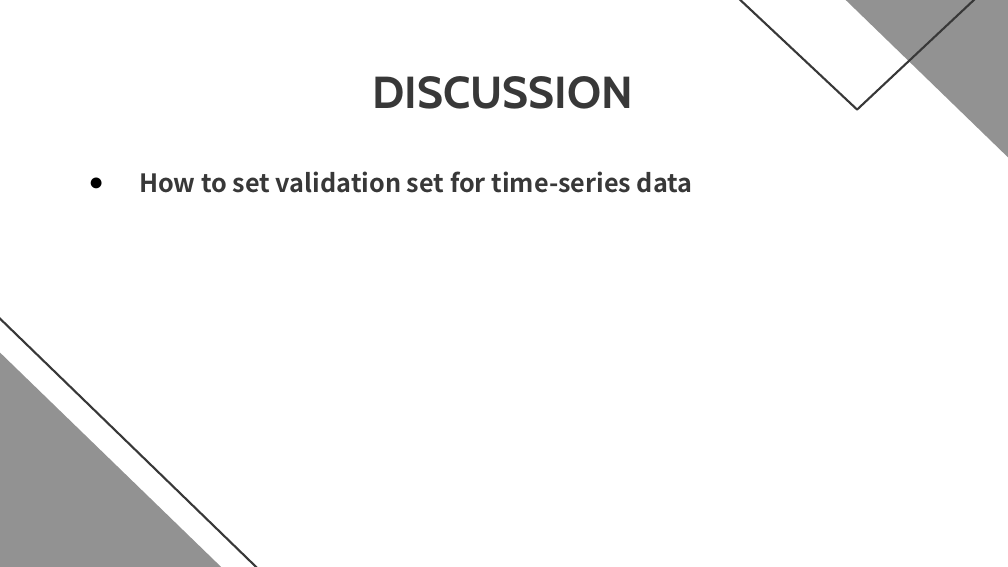
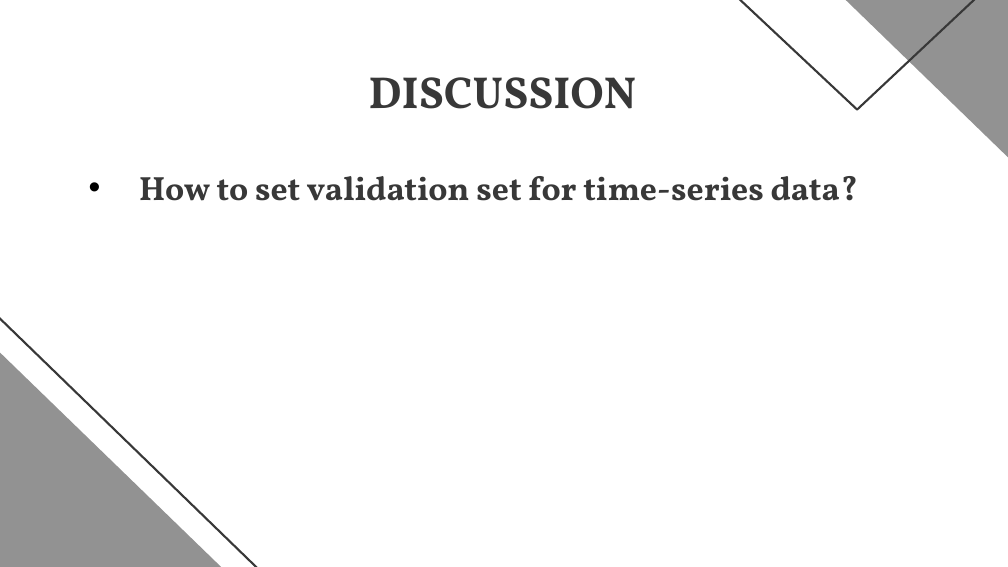
Before and after one commit to theabc50111/DL2021_final_dmlab_HCT_nccu, a slide deck: slide 22 of New_DL_final.pptx (slide 16 before the commit). Drawn at 1008x567 pixels with LibreOffice and Linux fonts; fonts in the diff are those of the drawing. Boxes give left, top, right and bottom in pixels: in the first picture for what was removed or moved away, otherwise in the second. Text is boxed around its words. In the diff, an @@ line names an element or a change of style, - is before the commit and + after.

```diff
--- a/New_DL_final.pptx
+++ b/New_DL_final.pptx
@@ title "DISCUSSION" at bbox=[369, 77, 637, 109]: font Cabin to Vollkorn @@
@@ text at bbox=[139, 176, 858, 201]: text changed; size 18 to 24 pt; font Noto Sans CJK SC to Vollkorn @@
-● How to set validation set for time-series data
+• How to set validation set for time-series data?
```
Also in this commit, not shown: 18 other slides changed, 4 slides added.
